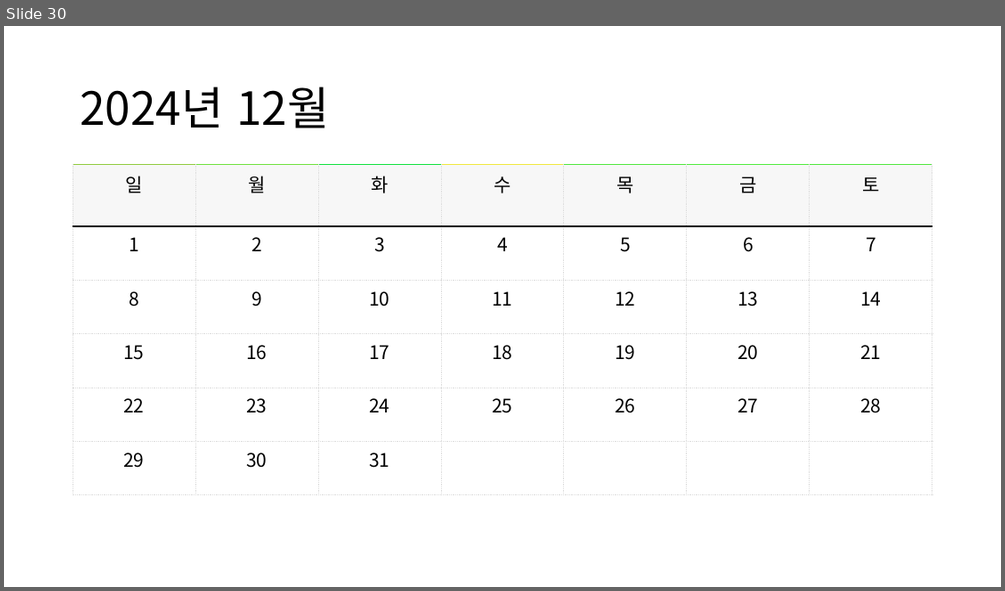
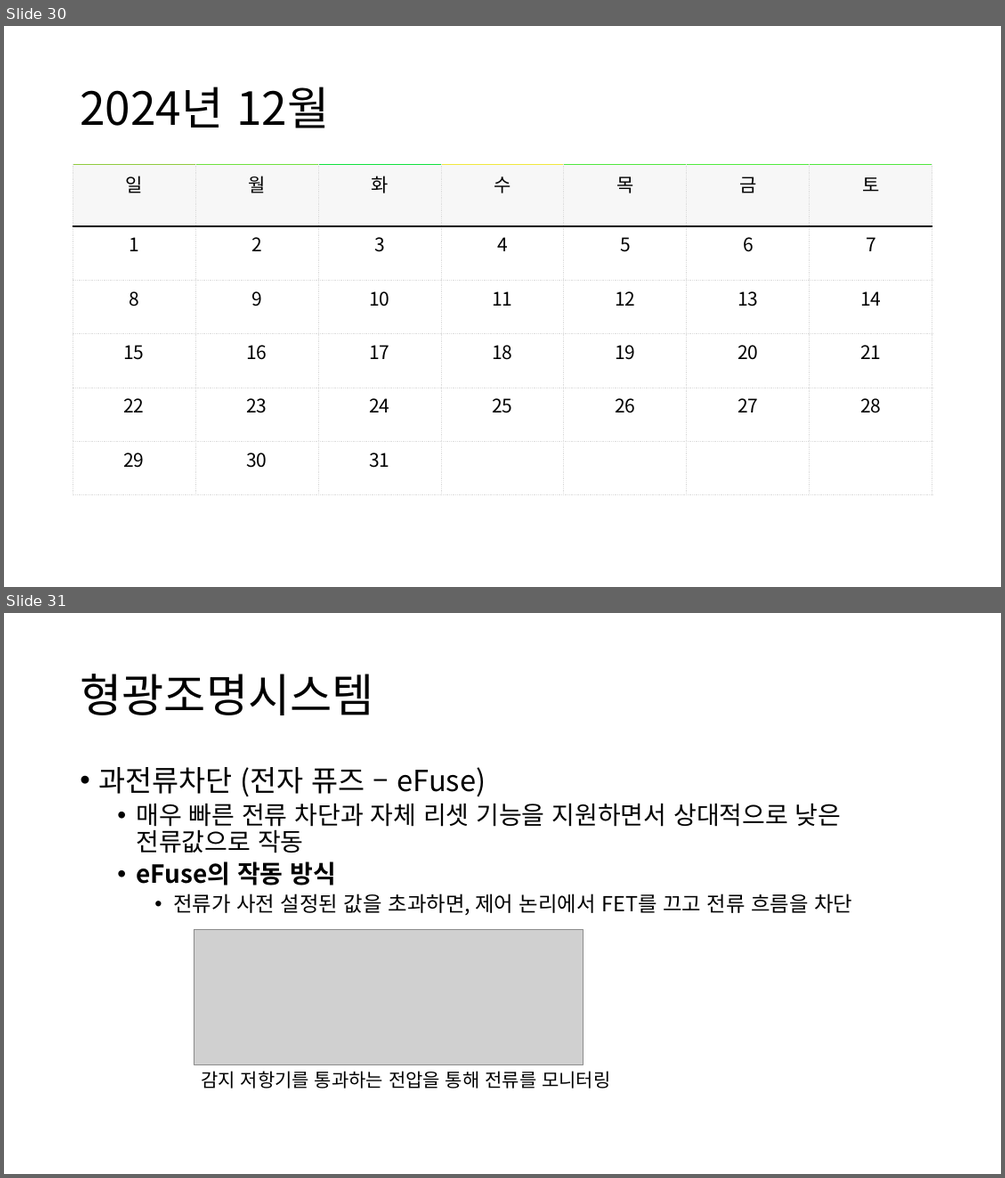
Before and after one commit to ShinYongDae/MyJob, a slide deck: HW제어그룹_프로젝트상태보고서.pptx. Shown one above the other, each under a label of ours: slide 30 before the commit, slides 30 and 31 after it. The pictures are 1005x591 and 1005x1178 pixels, drawn with LibreOffice and Linux fonts; fonts in the diff are those of the drawing; grey boxes stand for pictures. Boxes give left, top, right and bottom in pixels: in the first picture for what was removed or moved away, otherwise in the second. Text is boxed around its words. In the diff, an @@ line names an element or a change of style, - is before the commit and + after.

Commit message:
Add eFuse

```diff
--- a/HW제어그룹_프로젝트상태보고서.pptx
+++ b/HW제어그룹_프로젝트상태보고서.pptx
@@ slide 31 added at [4, 613, 1001, 1174], background #FFFFFF @@
@@ title added at [80, 674, 374, 715], 44 pt, text #000000 @@
+형광조명시스템
@@ text added at [98, 767, 852, 915], 24 pt, text #000000 @@
+• 과전류차단 (전자 퓨즈 – eFuse)
+  • 매우 빠른 전류 차단과 자체 리셋 기능을 지원하면서 상대적으로 낮은 전류값으로 작동
+  • eFuse의 작동 방식
+    • 전류가 사전 설정된 값을 초과하면, 제어 논리에서 FET를 끄고 전류 흐름을 차단
@@ picture added at [194, 930, 583, 1064] @@
@@ text added at [201, 1070, 610, 1088], 18 pt, text #000000 @@
+감지 저항기를 통과하는 전압을 통해 전류를 모니터링
```
Also in this commit, not shown: 2 slides changed, 5 other slides added.
